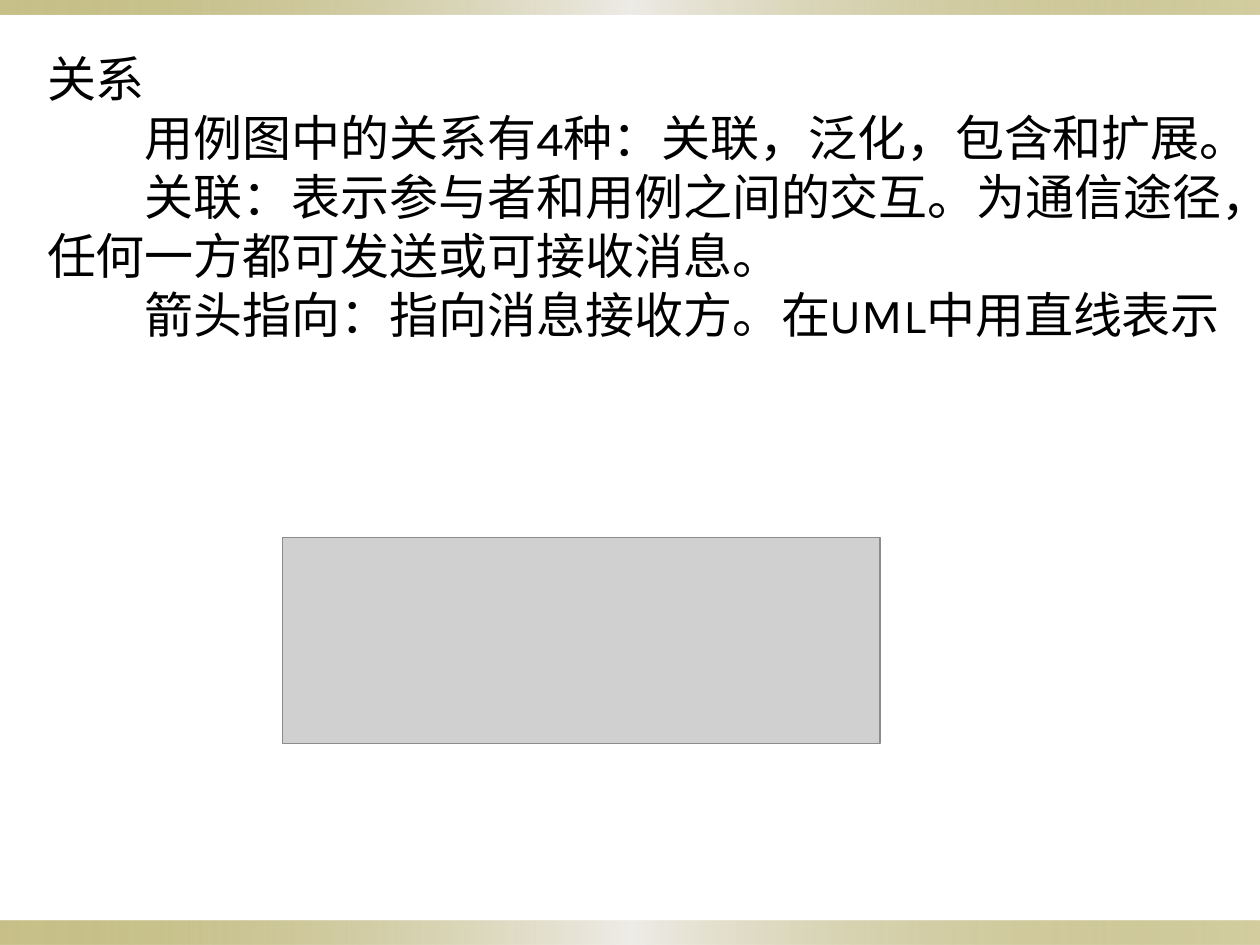
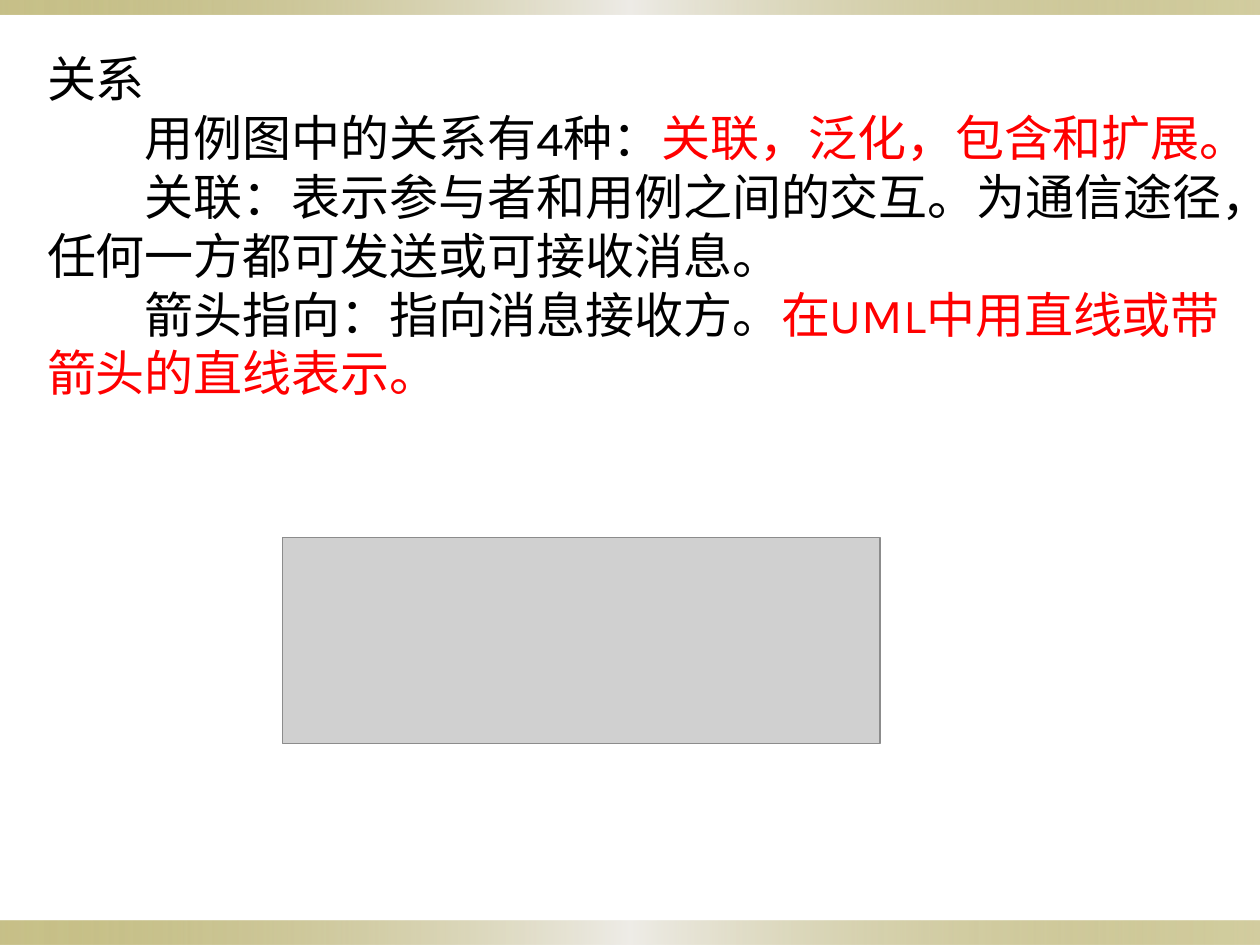
Before and after one commit to rjgcG7/SRS, a slide deck: slide 8 of website/受控文件/uml课程ppt/UML基础I.pptx. Drawn at 1260x945 pixels with LibreOffice and Linux fonts; fonts in the diff are those of the drawing; grey boxes stand for pictures; background and template pictures are left out. Boxes give left, top, right and bottom in pixels: in the first picture for what was removed or moved away, otherwise in the second. Text is boxed around its words. In the diff, an @@ line names an element or a change of style, - is before the commit and + after.

```diff
--- a/website/受控文件/uml课程ppt/UML基础I.pptx
+++ b/website/受控文件/uml课程ppt/UML基础I.pptx
@@ text at (145, 114, 1249, 161): text colour #000000 to #FF0000 in "用例图中的关系有4种：关联，泛化，包含和扩展。" @@
@@ text at (47, 291, 1220, 395): text changed; text colour #000000 to #FF0000 @@
-箭头指向：指向消息接收方。在UML中用直线表示
+箭头指向：指向消息接收方。在UML中用直线或带箭头的直线表示。
```
Also in this commit, not shown: 11 other slides changed, 14 other files.
